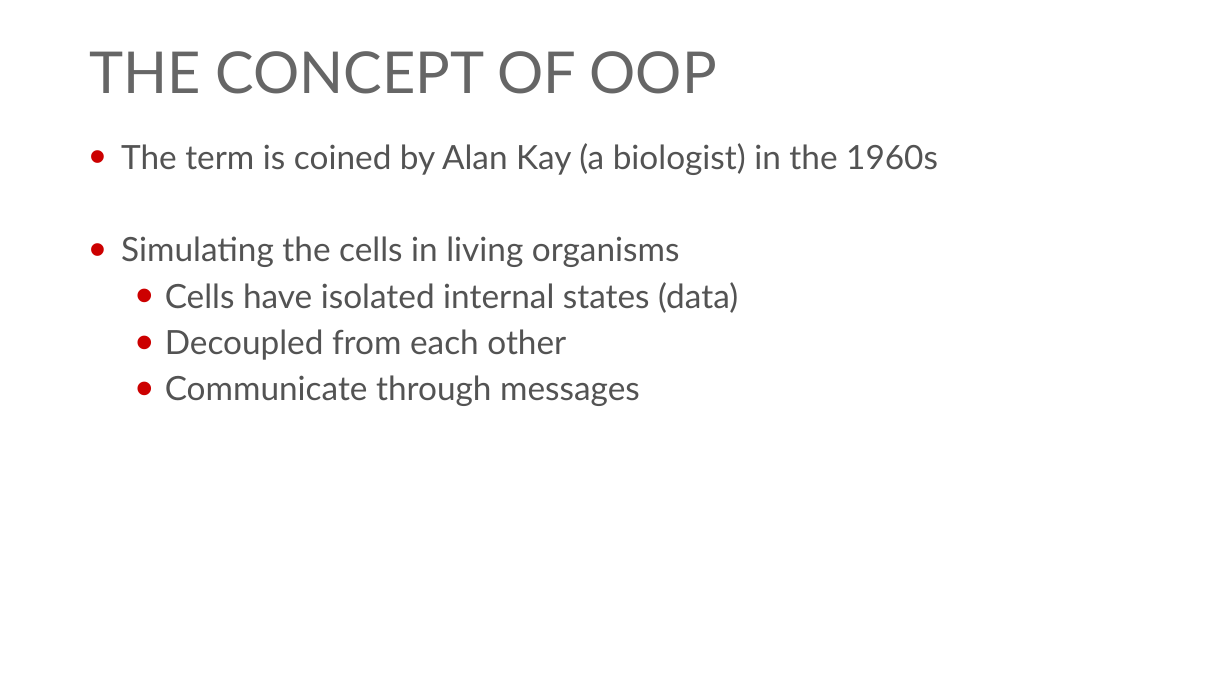
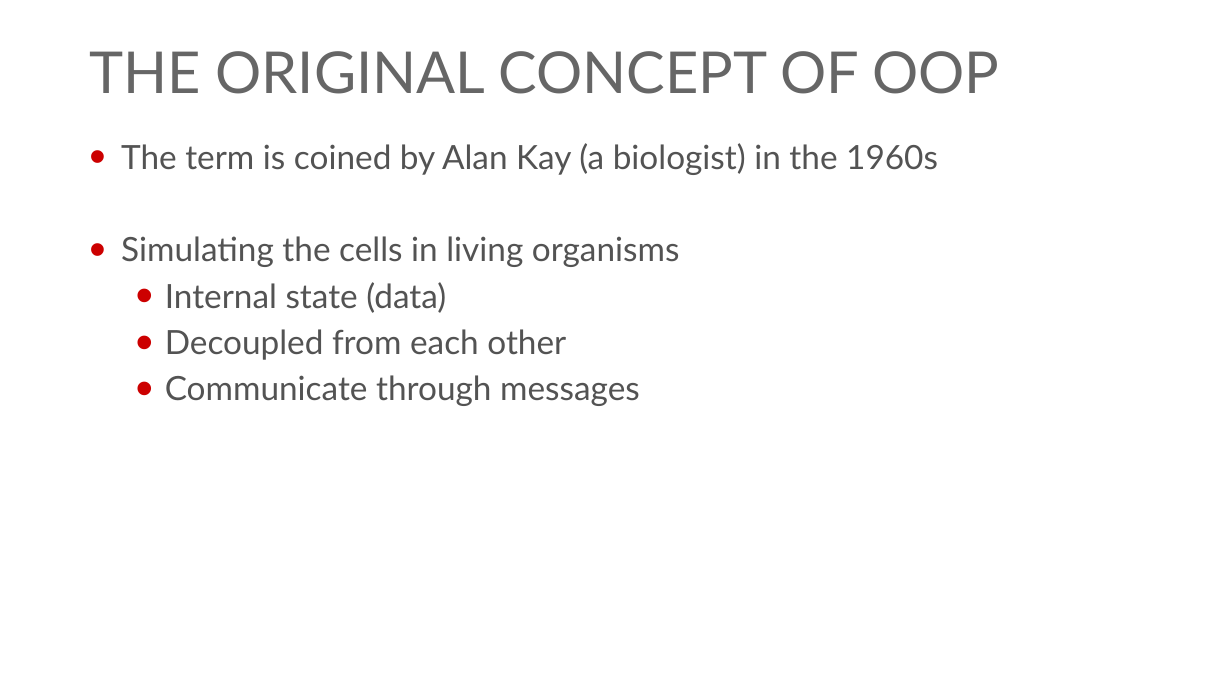
Before and after one commit to georgiyolovski/elixir-tech-talk, a slide deck: slide 4 of Elixir Tech Talk.pptx (slide 2 before the commit). Drawn at 1232x693 pixels with LibreOffice and Linux fonts; fonts in the diff are those of the drawing; background and template pictures are left out. Boxes give left, top, right and bottom in pixels: in the first picture for what was removed or moved away, otherwise in the second. Text is boxed around its words. In the diff, an @@ line names an element or a change of style, - is before the commit and + after.

Commit message:
Updated slides

```diff
--- a/Elixir Tech Talk.pptx
+++ b/Elixir Tech Talk.pptx
@@ title at (x1=89, y1=51, x2=1000, y2=94): text changed @@
-THE CONCEPT OF OOP
+THE ORIGINAL CONCEPT OF OOP
@@ text at (x1=165, y1=282, x2=446, y2=313): text changed @@
-  • Cells have isolated internal states (data)
+  • Internal state (data)
```
Also in this commit, not shown: 5 other slides changed, 2 slides added.
